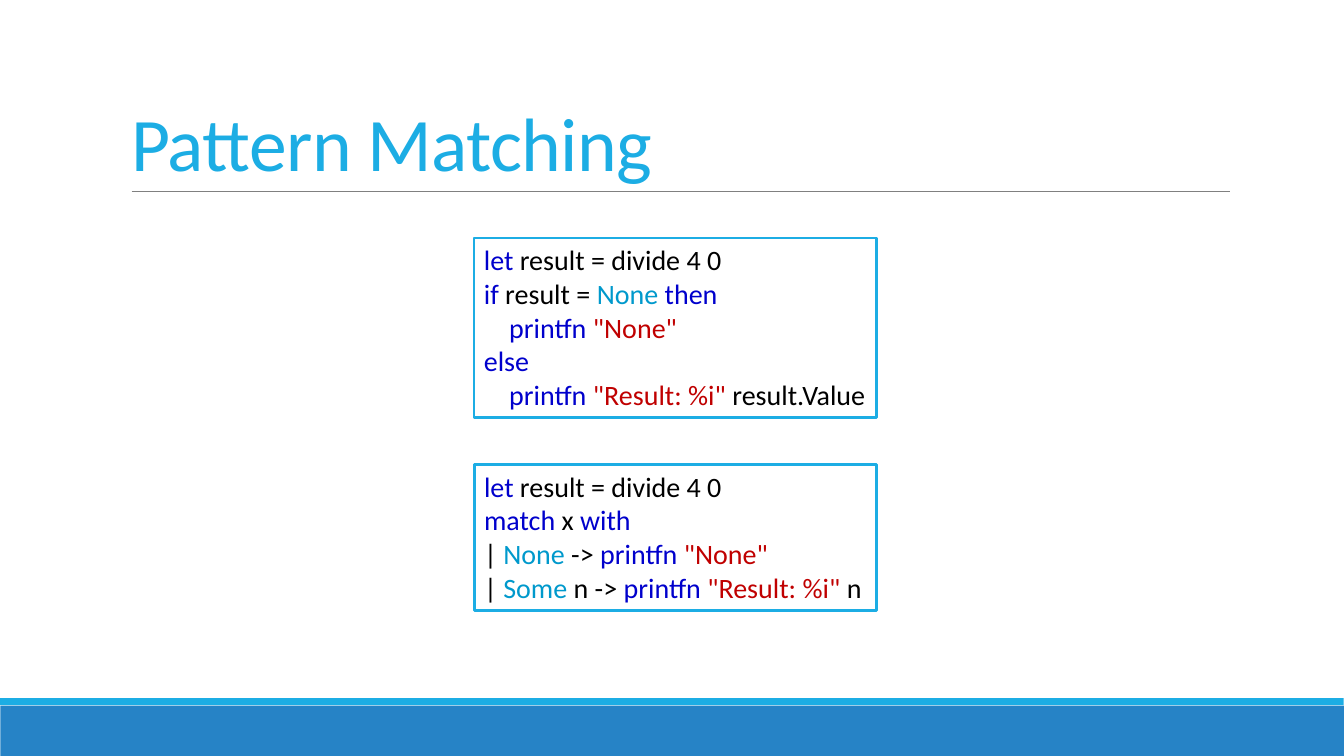
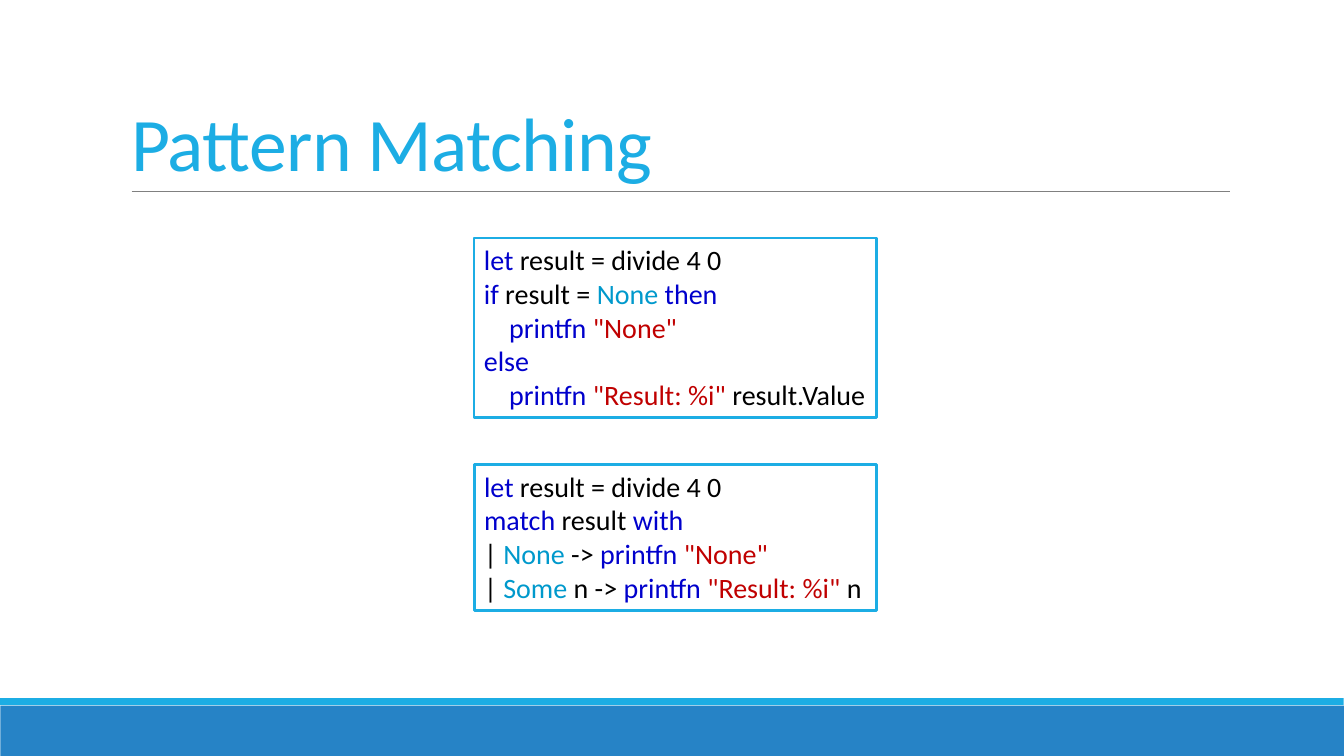
Before and after one commit to jorgef/fsharpworkshop, a slide deck: slide 33 of FSharpWorkshop_Slides.pptx. Drawn at 1344x756 pixels with LibreOffice and Linux fonts; fonts in the diff are those of the drawing. Boxes give left, top, right and bottom in pixels: in the first picture for what was removed or moved away, otherwise in the second. Text is boxed around its words. In the diff, an @@ line names an element or a change of style, - is before the commit and + after.

Commit message:
Fixed typo on slides

```diff
--- a/FSharpWorkshop_Slides.pptx
+++ b/FSharpWorkshop_Slides.pptx
@@ text in rectangle at [484,510,684,531]: text changed @@
-match x with
+match result with
```
Also in this commit, not shown: 1 other file.
